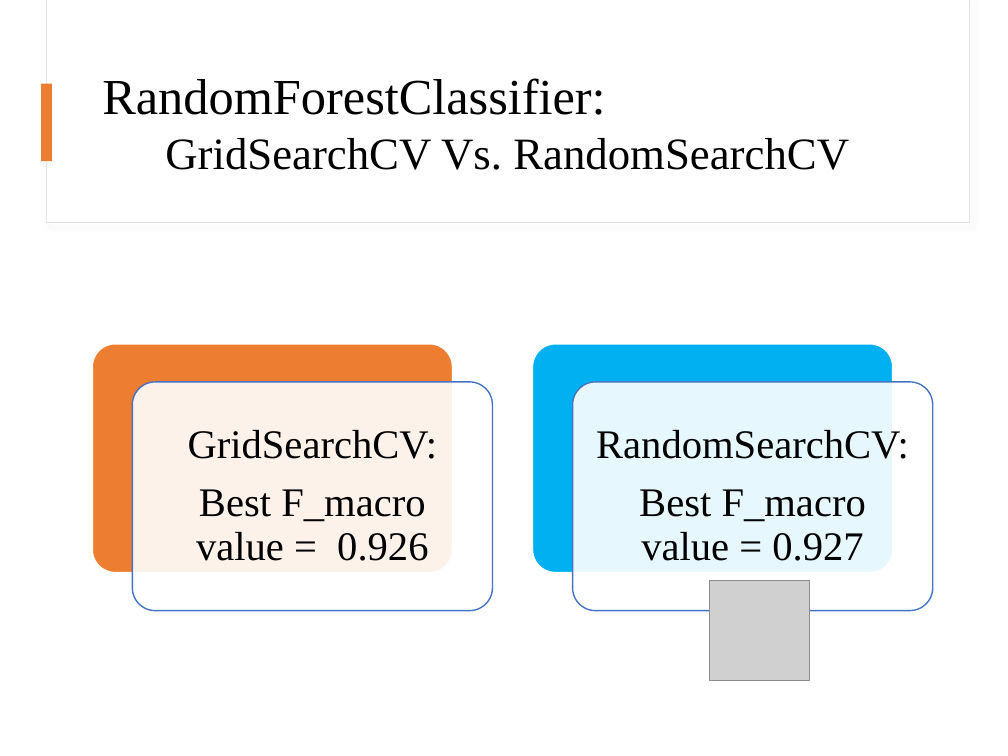
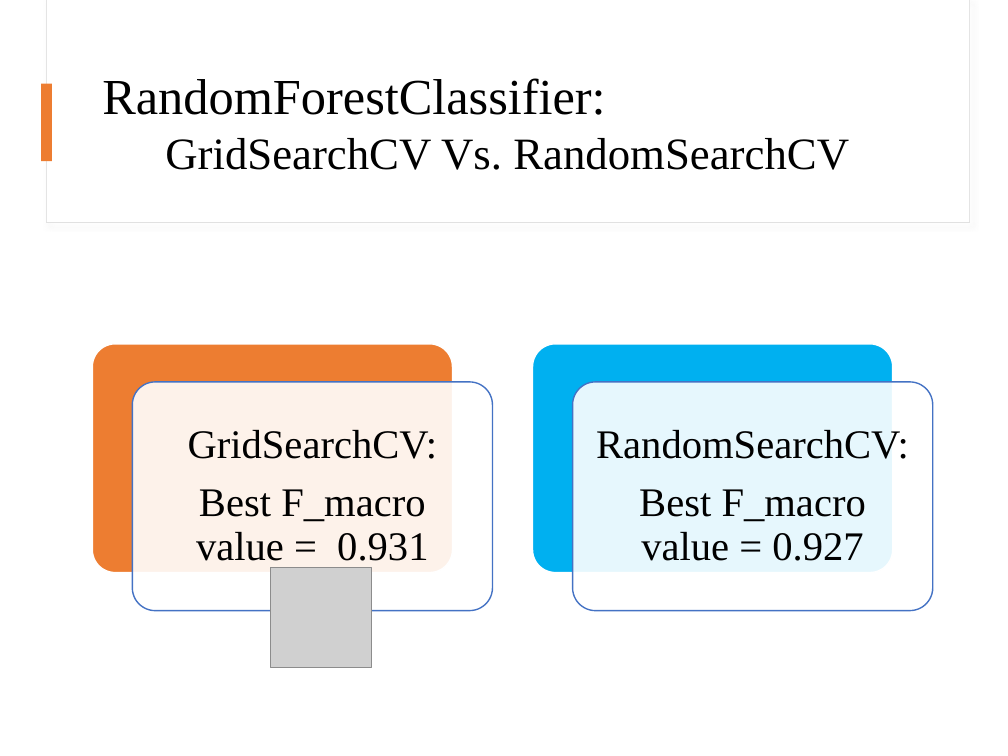
Before and after one commit to mengyanl/DirectMarketing, a slide deck: slide 9 of DirectMarket.pptx. Drawn at 1008x756 pixels with LibreOffice and Linux fonts; fonts in the diff are those of the drawing; grey boxes stand for pictures. Boxes give left, top, right and bottom in pixels: in the first picture for what was removed or moved away, otherwise in the second. Text is boxed around its words. In the diff, an @@ line names an element or a change of style, - is before the commit and + after.

```diff
--- a/DirectMarket.pptx
+++ b/DirectMarket.pptx
@@ text at bbox=[196, 489, 428, 568]: text changed @@
-Best F_macro value = 0.926
+Best F_macro value = 0.931
@@ picture: place and size @@
-picture at bbox=[710, 581, 810, 681]
+picture at bbox=[270, 568, 371, 668]
```
Also in this commit, not shown: 3 other slides changed.
